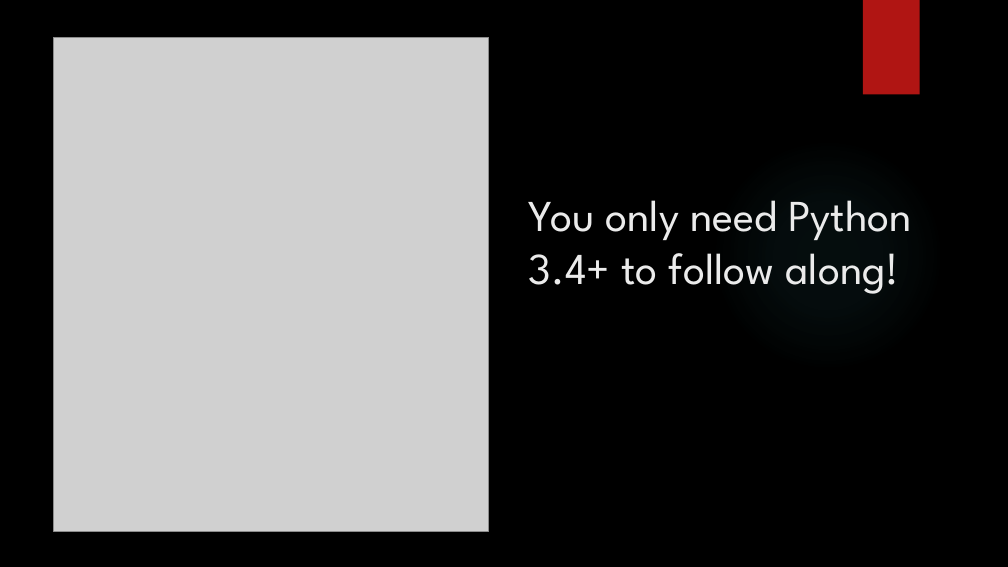
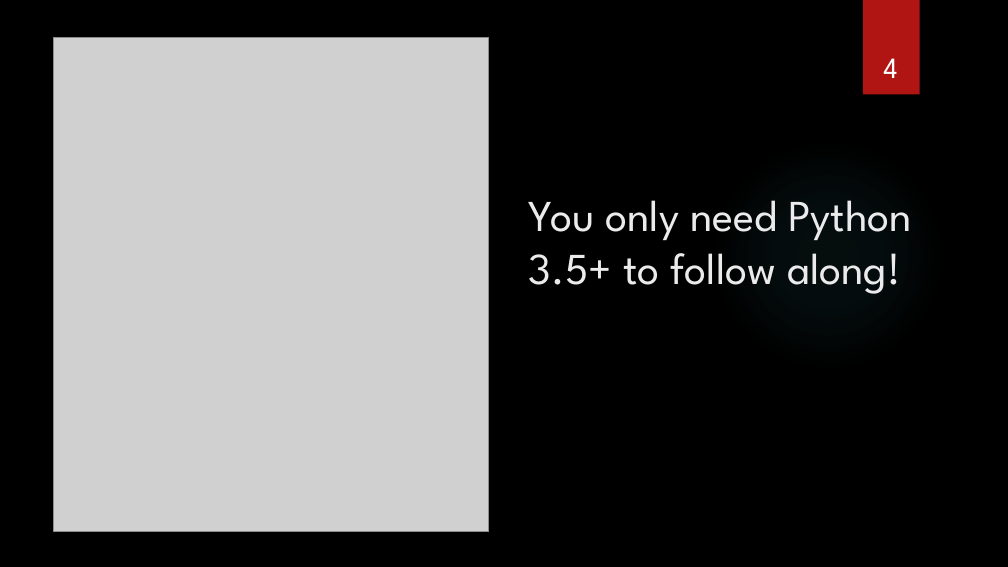
Before and after one commit to nicholas-vogt/modeling-march-madness, a slide deck: slide 4 of 1 Web Scraping.pptx (slide 3 before the commit). Drawn at 1008x567 pixels with LibreOffice and Linux fonts; fonts in the diff are those of the drawing; grey boxes stand for pictures; background and template pictures are left out. Boxes give left, top, right and bottom in pixels: in the first picture for what was removed or moved away, otherwise in the second. Text is boxed around its words. In the diff, an @@ line names an element or a change of style, - is before the commit and + after.

```diff
--- a/1 Web Scraping.pptx
+++ b/1 Web Scraping.pptx
@@ page number added at [883,58,897,78], 28 pt, text #FFFFFF @@
+4
@@ title at [529,200,912,294]: text changed @@
-You only need Python 3.4+ to follow along!
+You only need Python 3.5+ to follow along!
```
Also in this commit, not shown: 34 other slides changed, 3 slides added, 1 slide removed, 3 other files.
